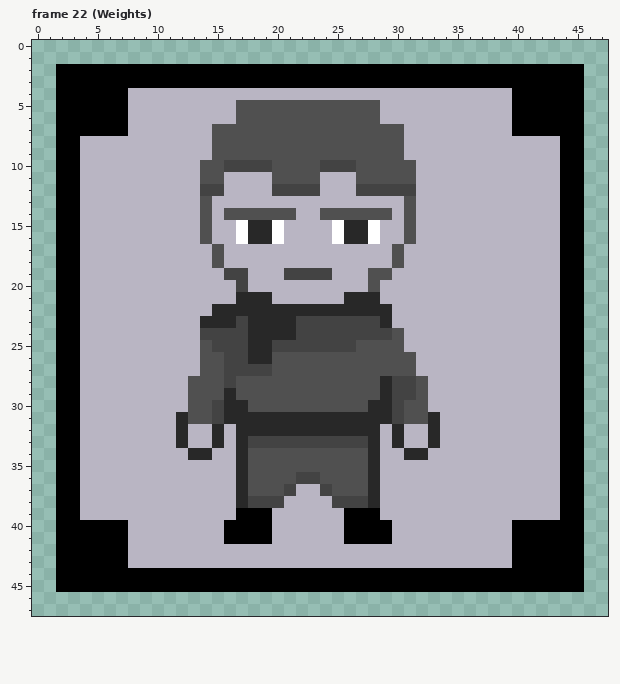
Two versions of one pixel-art file, Pixel Art/Teen.aseprite. The picture above was drawn from the file before the commit.
48x48 pixels, 40 frames. Shown: frame 22 (Weights). The commit also changed other frames, which this record leaves out.
The same view after the edit:
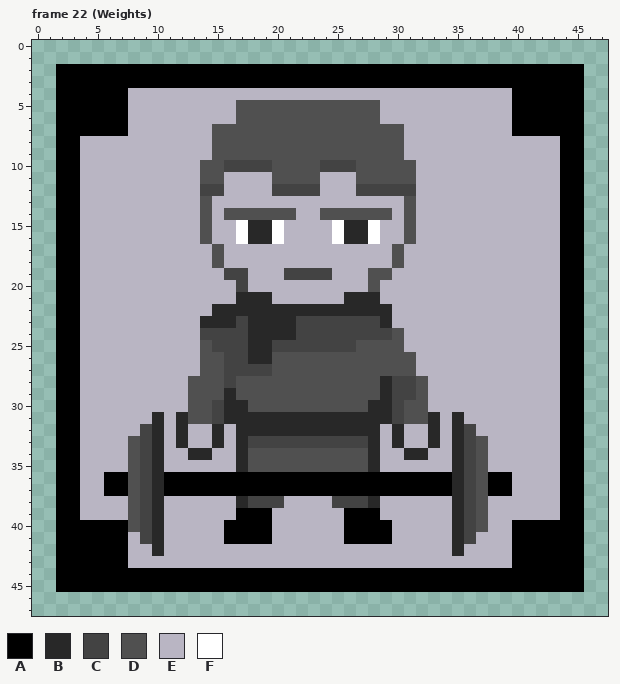
Palette (. is transparent): A #000000  B #282828  C #434343  D #505050  E #b9b5c3  F #ffffff
Changes in this commit:
layer "Weight" now shown
Frame 22 (Weights), layer "Weight":
The edit turns colour B into colour A in rows 36 to 37 at x 17 and 28.
The edit turns colour C into colour A in row 36 at x 22 to 23; in row 37 at x 21 and 24.
The edit turns colour D into colour A in row 36 at x 18 to 21 and 24 to 27; in row 37 at x 18 to 20 and 25 to 27.
The edit turns colour E into colour A in row 36 at x 6 to 7, 11 to 16, 29 to 34 and 38 to 39; in row 37 at x 6 to 7, 11 to 16, 22 to 23, 29 to 34 and 38 to 39.
The edit turns colour E into colour B in rows 31 to 42 at x 10 and 35.
The edit turns colour E into colour C in rows 32 to 41 at x 9 and 36.
The edit turns colour E into colour D in rows 33 to 40 at x 8 and 37.
